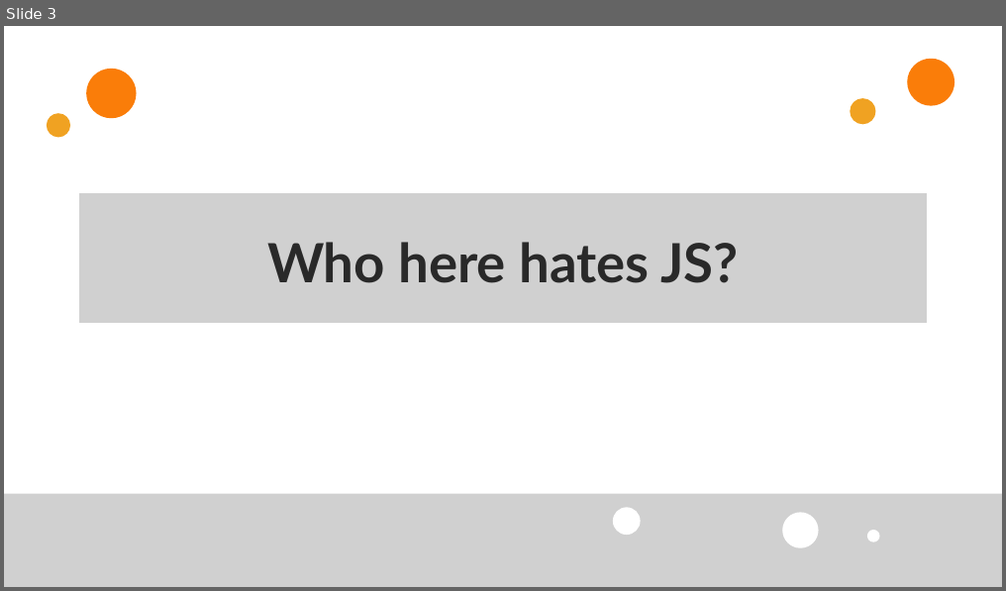
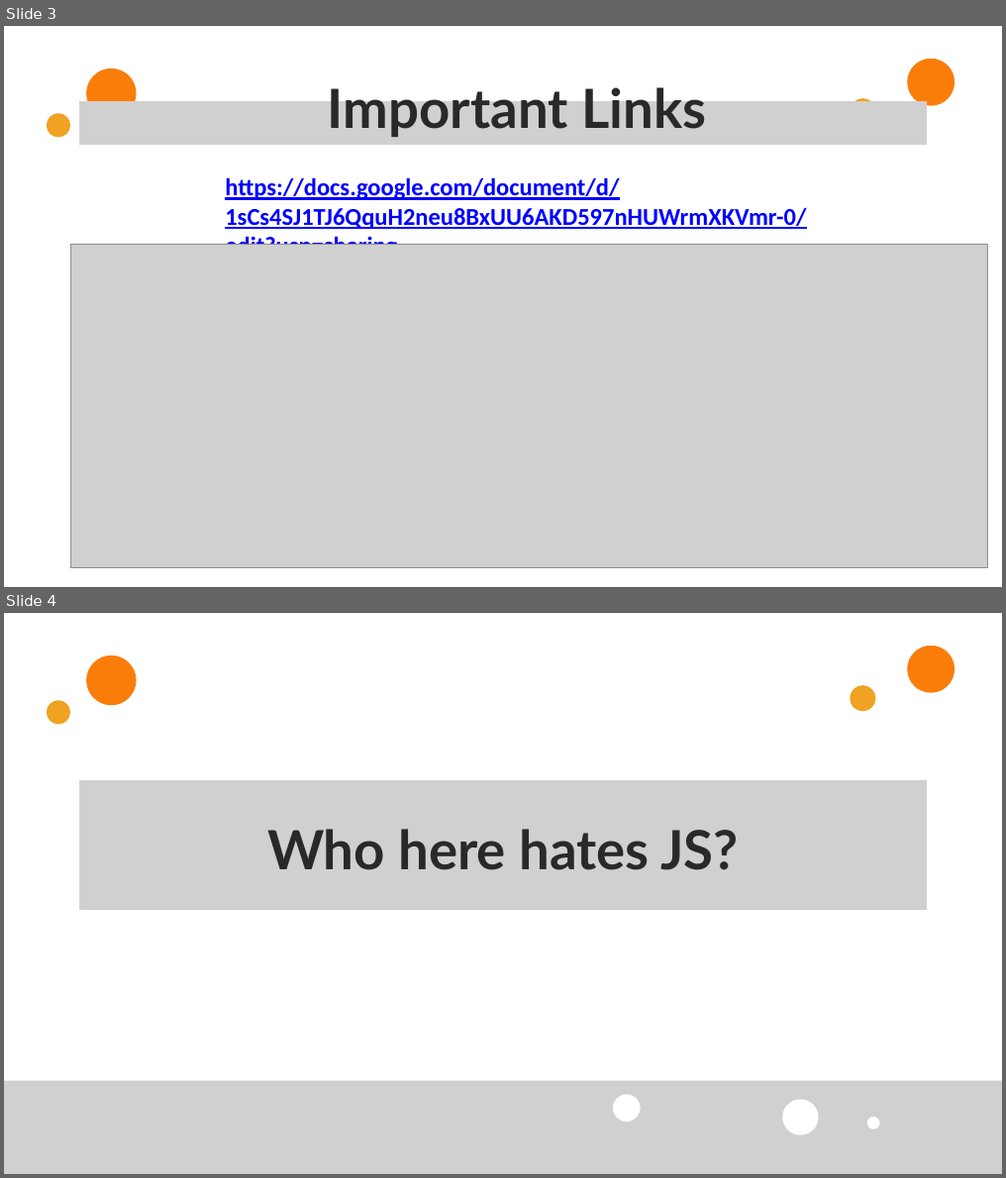
Before and after one commit to Open-Source-Community/Backend-learning-hub-27, a slide deck: Level-2/Session_1/Tech/Slides/Session1.pptx. Shown one above the other, each under a label of ours: slide 3 before the commit, slides 3 and 4 after it. The pictures are 1006x591 and 1006x1178 pixels, drawn with LibreOffice and Linux fonts; fonts in the diff are those of the drawing; grey boxes stand for pictures. Boxes give left, top, right and bottom in pixels: in the first picture for what was removed or moved away, otherwise in the second. Text is boxed around its words. In the diff, an @@ line names an element or a change of style, - is before the commit and + after.

```diff
--- a/Level-2/Session_1/Tech/Slides/Session1.pptx
+++ b/Level-2/Session_1/Tech/Slides/Session1.pptx
@@ slide 3 added at box(4, 26, 1002, 587), background #FFFFFF @@
@@ freeform shape added at box(86, 69, 137, 118), fill #FA7D09 @@
@@ text added at box(328, 81, 706, 137), 78 pt, text #292929, bold @@
+Important Links
@@ freeform shape added at box(907, 59, 954, 106), fill #FA7D09 @@
@@ freeform shape added at box(47, 113, 70, 137), fill #F0A222 @@
@@ picture added at box(79, 101, 927, 145) @@
@@ freeform shape added at box(849, 98, 875, 124), fill #F0A222 @@
@@ text added at box(225, 177, 806, 245), 35 pt, text #0000FF, bold, underline @@
+https://docs.google.com/document/d/1sCs4SJ1TJ6QquH2neu8BxUU6AKD597nHUWrmXKVmr-0/edit?usp=sharing
@@ picture added at box(70, 245, 988, 569) @@
@@ what was slide 3 is now slide 4 @@
```
Also in this commit, not shown: 3 other files.
